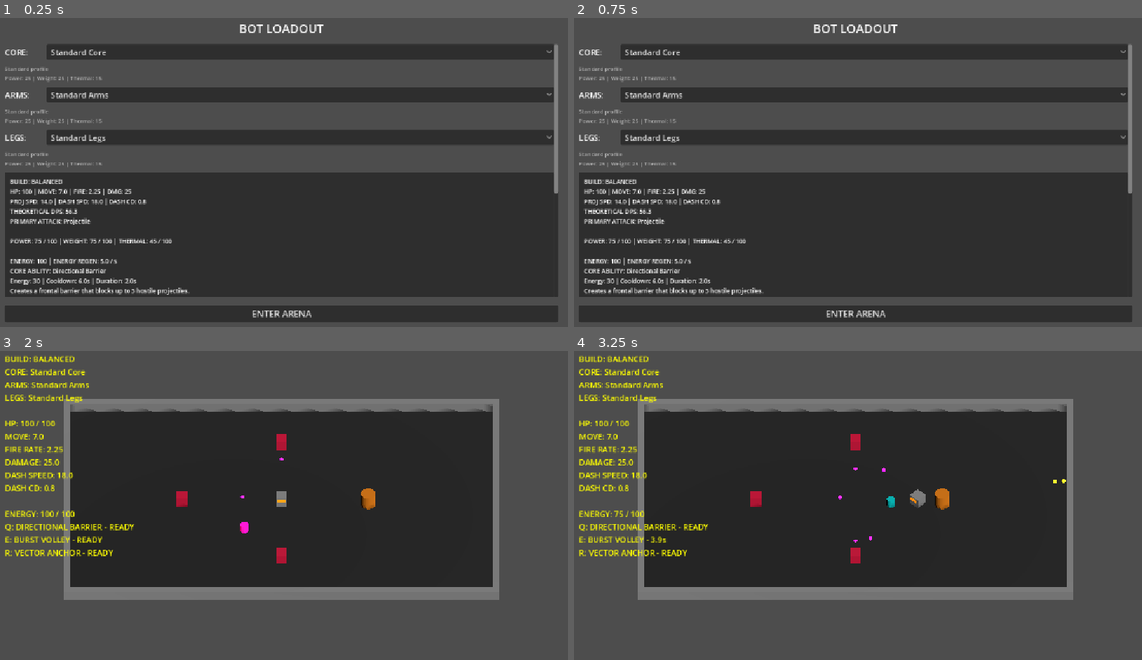
Above: before the commit, frames 1-4 (two rows, left to right).
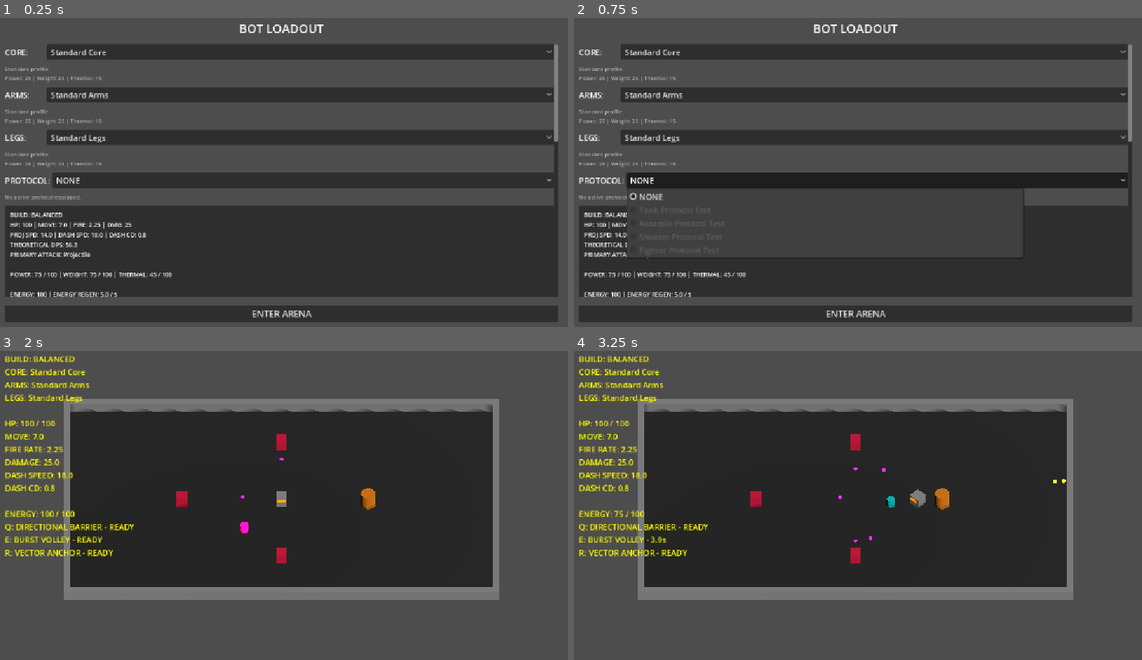
Above: after the commit, the same moments.

Repository: zwordup-sudo/BotArena
Game: Godot game, scene res://scenes/loadout_3d.tscn
Two runs of this game, one before a commit and one after it. Both use one fixed random seed, a clock stepped at 60 frames per second and the inputs below.
Inputs (mouse positions are in pixels of both pictures, inside the frame that each line leads up to):
- Up to frame 1 (0.25 s): no input
- Up to frame 2 (0.75 s): click (875, 181) at 0.5 s, where only the run after the commit has a clickable "NONE"
- Up to frame 3 (2 s): click "ENTER ARENA" at 1.25 s
- Up to frame 4 (3.25 s): tap Enter at 2 s; move the mouse to (982, 486) at 2.02 s; hold D (move_right) 2.03-2.75 s; tap E (arms_ability) at 2.1 s; click (982, 486) at 2.17 s; drag from (738, 520) to (829, 567) at 2.77 s

The runs differ from the first frame. In frame 1, 8.5% of the frame differs, in the area x 0-99%, y 39-91%; in frame 2, 5.1%; in frame 3, less than 0.1%; in frame 4, less than 0.1%.

Commit message:
feat: add protocol module eligibility system

Diff:
--- /dev/null
+++ b/resources/protocols/lab/assassin_protocol_test.tres
@@ -0,0 +1,16 @@
+[gd_resource type="Resource" script_class="ProtocolModuleData" load_steps=2 format=3]
+
+[ext_resource type="Script" path="res://scripts/data/protocol_module_data.gd" id="1_proto"]
+
+[resource]
+script = ExtResource("1_proto")
+id = "assassin_protocol_test"
+display_name = "Assassin Protocol Test"
+description = "Specialized ingress/execute protocol. Provides Shadow Slip (prototype)."
+min_tank_percentage = 0.0
+min_assassin_percentage = 75.0
+min_shooter_percentage = 0.0
+min_role_coverage = 67.0
+power_cost = 0.0
+weight_cost = 0.0
+thermal_load = 0.0
--- /dev/null
+++ b/resources/protocols/lab/fighter_protocol_test.tres
@@ -0,0 +1,16 @@
+[gd_resource type="Resource" script_class="ProtocolModuleData" load_steps=2 format=3]
+
+[ext_resource type="Script" path="res://scripts/data/protocol_module_data.gd" id="1_proto"]
+
+[resource]
+script = ExtResource("1_proto")
+id = "fighter_protocol_test"
+display_name = "Fighter Protocol Test"
+description = "Hybrid brawler/bruiser protocol. Requires Tank and Assassin (prototype)."
+min_tank_percentage = 50.0
+min_assassin_percentage = 25.0
+min_shooter_percentage = 0.0
+min_role_coverage = 67.0
+power_cost = 0.0
+weight_cost = 0.0
+thermal_load = 0.0
--- /dev/null
+++ b/resources/protocols/lab/shooter_protocol_test.tres
@@ -0,0 +1,16 @@
+[gd_resource type="Resource" script_class="ProtocolModuleData" load_steps=2 format=3]
+
+[ext_resource type="Script" path="res://scripts/data/protocol_module_data.gd" id="1_proto"]
+
+[resource]
+script = ExtResource("1_proto")
+id = "shooter_protocol_test"
+display_name = "Shooter Protocol Test"
+description = "Specialized range pressure protocol. Provides Pinpoint Calibration (prototype)."
+min_tank_percentage = 0.0
+min_assassin_percentage = 0.0
+min_shooter_percentage = 75.0
+min_role_coverage = 67.0
+power_cost = 0.0
+weight_cost = 0.0
+thermal_load = 0.0
--- /dev/null
+++ b/resources/protocols/lab/tank_protocol_test.tres
@@ -0,0 +1,16 @@
+[gd_resource type="Resource" script_class="ProtocolModuleData" load_steps=2 format=3]
+
+[ext_resource type="Script" path="res://scripts/data/protocol_module_data.gd" id="1_proto"]
+
+[resource]
+script = ExtResource("1_proto")
+id = "tank_protocol_test"
+display_name = "Tank Protocol Test"
+description = "Specialized defensive protocol. Provides Concave Shielding (prototype)."
+min_tank_percentage = 75.0
+min_assassin_percentage = 0.0
+min_shooter_percentage = 0.0
+min_role_coverage = 67.0
+power_cost = 0.0
+weight_cost = 0.0
+thermal_load = 0.0
--- a/scenes/loadout_3d.tscn
+++ b/scenes/loadout_3d.tscn
@@ -97,6 +97,24 @@
 theme_override_font_sizes/font_size = 11
 autowrap_mode = 2
 
+[node name="ProtocolContainer" type="HBoxContainer" parent="MarginContainer/VBoxContainer/ScrollContainer/ScrollContent"]
+layout_mode = 2
+
+[node name="Label" type="Label" parent="MarginContainer/VBoxContainer/ScrollContainer/ScrollContent/ProtocolContainer"]
+custom_minimum_size = Vector2(80, 0)
+layout_mode = 2
+text = "PROTOCOL:"
+
+[node name="ProtocolSelector" type="OptionButton" parent="MarginContainer/VBoxContainer/ScrollContainer/ScrollContent/ProtocolContainer"]
+layout_mode = 2
+size_flags_horizontal = 3
+
+[node name="ProtocolDesc" type="Label" parent="MarginContainer/VBoxContainer/ScrollContainer/ScrollContent"]
+layout_mode = 2
+theme_override_colors/font_color = Color(0.7, 0.7, 0.7, 1)
+theme_override_font_sizes/font_size = 11
+autowrap_mode = 2
+
 [node name="StatsPanel" type="PanelContainer" parent="MarginContainer/VBoxContainer/ScrollContainer/ScrollContent"]
 layout_mode = 2
 
--- a/scripts/data/bot_build.gd
+++ b/scripts/data/bot_build.gd
@@ -21,6 +21,8 @@
 			return
 		legs = val
 
+@export var protocol_module: Resource
+
 func validate_build() -> bool:
 	if core and core.get("slot") != 0:
 		return false
--- /dev/null
+++ b/scripts/data/protocol_module_data.gd
@@ -0,0 +1,17 @@
+class_name ProtocolModuleData
+extends Resource
+
+@export var id: String = ""
+@export var display_name: String = ""
+@export_multiline var description: String = ""
+
+# Minimum role threshold requirements (0.0 to 100.0)
+@export var min_tank_percentage: float = 0.0
+@export var min_assassin_percentage: float = 0.0
+@export var min_shooter_percentage: float = 0.0
+@export var min_role_coverage: float = 0.0
+
+# Future-ready stats placeholders
+@export var power_cost: float = 0.0
+@export var weight_cost: float = 0.0
+@export var thermal_load: float = 0.0
--- a/scripts/loadout_3d.gd
+++ b/scripts/loadout_3d.gd
@@ -23,9 +23,15 @@
 const TANK_TEST_LEGS = preload("res://resources/parts/legs/tank_test_legs.tres")
 const SHOOTER_TEST_LEGS = preload("res://resources/parts/legs/shooter_test_legs.tres")
 
+const TANK_PROTO = preload("res://resources/protocols/lab/tank_protocol_test.tres")
+const ASSASSIN_PROTO = preload("res://resources/protocols/lab/assassin_protocol_test.tres")
+const SHOOTER_PROTO = preload("res://resources/protocols/lab/shooter_protocol_test.tres")
+const FIGHTER_PROTO = preload("res://resources/protocols/lab/fighter_protocol_test.tres")
+
 @onready var core_list = [STANDARD_CORE, LIGHT_CORE, HEAVY_CORE, ASSASSIN_TEST_CORE, TANK_TEST_CORE, SHOOTER_TEST_CORE]
 @onready var arms_list = [STANDARD_ARMS, RAPID_ARMS, HEAVY_ARMS, MELEE_TEST_ARMS, ASSASSIN_TEST_ARMS, TANK_TEST_ARMS, SHOOTER_TEST_ARMS]
 @onready var legs_list = [STANDARD_LEGS, LIGHT_LEGS, HEAVY_LEGS, ASSASSIN_TEST_LEGS, TANK_TEST_LEGS, SHOOTER_TEST_LEGS]
+@onready var protocol_list = [null, TANK_PROTO, ASSASSIN_PROTO, SHOOTER_PROTO, FIGHTER_PROTO]
 
 @onready var core_selector: OptionButton = $MarginContainer/VBoxContainer/ScrollContainer/ScrollContent/CoreContainer/CoreSelector
 @onready var core_desc: Label = $MarginContainer/VBoxContainer/ScrollContainer/ScrollContent/CoreDesc
@@ -33,6 +39,8 @@
 @onready var arms_desc: Label = $MarginContainer/VBoxContainer/ScrollContainer/ScrollContent/ArmsDesc
 @onready var legs_selector: OptionButton = $MarginContainer/VBoxContainer/ScrollContainer/ScrollContent/LegsContainer/LegsSelector
 @onready var legs_desc: Label = $MarginContainer/VBoxContainer/ScrollContainer/ScrollContent/LegsDesc
+@onready var protocol_selector: OptionButton = $MarginContainer/VBoxContainer/ScrollContainer/ScrollContent/ProtocolContainer/ProtocolSelector
+@onready var protocol_desc: Label = $MarginContainer/VBoxContainer/ScrollContainer/ScrollContent/ProtocolDesc
 @onready var stats_label: Label = $MarginContainer/VBoxContainer/ScrollContainer/ScrollContent/StatsPanel/MarginContainer/StatsLabel
 @onready var enter_button: Button = $MarginContainer/VBoxContainer/EnterButton
 
@@ -52,10 +60,18 @@
 	for legs in legs_list:
 		legs_selector.add_item(legs.display_name)
 
+	protocol_selector.clear()
+	for proto in protocol_list:
+		if proto == null:
+			protocol_selector.add_item("NONE")
+		else:
+			protocol_selector.add_item(proto.display_name)
+
 	# Connect signals
 	core_selector.item_selected.connect(_on_part_selected)
 	arms_selector.item_selected.connect(_on_part_selected)
 	legs_selector.item_selected.connect(_on_part_selected)
+	protocol_selector.item_selected.connect(_on_protocol_selected)
 	enter_button.pressed.connect(_on_enter_pressed)
 
 	# Load existing build from GameSession if it exists
@@ -68,11 +84,18 @@
 		if a_idx != -1: arms_selector.selected = a_idx
 		var l_idx = legs_list.find(saved_build.legs)
 		if l_idx != -1: legs_selector.selected = l_idx
+
+		var p_idx = protocol_list.find(saved_build.protocol_module)
+		if p_idx != -1: protocol_selector.selected = p_idx
 	else:
 		core_selector.selected = 0
 		arms_selector.selected = 0
 		legs_selector.selected = 0
-
+		protocol_selector.selected = 0
+
+	update_build_and_preview()
+
+func _on_protocol_selected(_idx: int) -> void:
 	update_build_and_preview()
 
 func _on_part_selected(_idx: int) -> void:
@@ -243,8 +266,73 @@
 			"Energy: " + str(int(ab.energy_cost)) + " | Cooldown: " + str(ab.cooldown) + "s | Duration/Window: " + dur_str + "\n" + \
 			ab.description
 
-	# Calculate Role Profile
+	# Calculate Role Profile first
 	var profile = load("res://scripts/data/bot_role_calculator.gd").calculate(current_build)
+
+	# Determine eligible protocols
+	var eligible_protocols = []
+	for proto in protocol_list:
+		if proto == null:
+			continue
+		var tank_ok = profile.tank_percentage >= proto.min_tank_percentage
+		var ass_ok = profile.assassin_percentage >= proto.min_assassin_percentage
+		var sh_ok = profile.shooter_percentage >= proto.min_shooter_percentage
+		var cov_ok = profile.coverage_percentage >= proto.min_role_coverage
+		if tank_ok and ass_ok and sh_ok and cov_ok:
+			eligible_protocols.append(proto)
+
+	# Validate selected protocol module
+	var selected_proto = protocol_list[protocol_selector.selected]
+	if selected_proto != null and not selected_proto in eligible_protocols:
+		protocol_selector.selected = 0
+		selected_proto = null
+
+	# Apply to current build
+	current_build.protocol_module = selected_proto
+
+	# Update option button enabled states
+	for i in range(protocol_list.size()):
+		var proto = protocol_list[i]
+		if proto == null:
+			protocol_selector.get_popup().set_item_disabled(i, false)
+		else:
+			protocol_selector.get_popup().set_item_disabled(i, not proto in eligible_protocols)
+
+	# Protocol active ability summary
+	var protocol_txt = "PROTOCOL MODULE: None"
+	if current_build.protocol_module:
+		var pm = current_build.protocol_module
+		protocol_txt = "PROTOCOL MODULE: " + pm.display_name + "\n" + \
+			"Eligibility: VALID\n" + \
+			"Special Ability: NOT IMPLEMENTED - Protocol System 0.1B\n" + \
+			"Stat Modifiers: NONE - prototype\n" + \
+			pm.description
+		protocol_desc.text = pm.description
+	else:
+		protocol_desc.text = "No active protocol equipped."
+
+	# Format Eligibility summary
+	var eligibility_lines = []
+	for proto in protocol_list:
+		if proto == null:
+			continue
+		var is_eligible = proto in eligible_protocols
+		var status_str = "AVAILABLE" if is_eligible else "LOCKED"
+		var reqs = []
+		if proto.min_tank_percentage > 0.0:
+			reqs.append("Tank >= %d%%" % int(proto.min_tank_percentage))
+		if proto.min_assassin_percentage > 0.0:
+			reqs.append("Assassin >= %d%%" % int(proto.min_assassin_percentage))
+		if proto.min_shooter_percentage > 0.0:
+			reqs.append("Shooter >= %d%%" % int(proto.min_shooter_percentage))
+		if proto.min_role_coverage > 0.0:
+			reqs.append("Coverage >= %d%%" % int(proto.min_role_coverage))
+		var req_str = ", ".join(reqs)
+		eligibility_lines.append(
+			"%s:\n  %s\n  (Requires %s)" % [proto.display_name, status_str, req_str]
+		)
+	var eligibility_txt = "PROTOCOL ELIGIBILITY\n\n" + "\n\n".join(eligibility_lines)
+
 	var coverage_str = "Coverage:\n%d%%" % int(profile.coverage_percentage)
 	if profile.is_partial:
 		coverage_str += "\n\nPARTIAL PROFILE"
@@ -267,8 +355,10 @@
 		"ENERGY: 100 | ENERGY REGEN: 5.0 / s\n" +
 		ability_txt + "\n\n" +
 		arms_txt + "\n\n" +
-		legs_txt + "\n\n========================================\n" +
-		role_profile_txt
+		legs_txt + "\n\n" +
+		protocol_txt + "\n\n========================================\n" +
+		role_profile_txt + "\n\n========================================\n" +
+		eligibility_txt
 	)
 
 func _on_enter_pressed() -> void:
Not shown, added: scripts/data/protocol_module_data.gd.uid
Not shown, changed: docs/role_affinity_protocol_design.md
